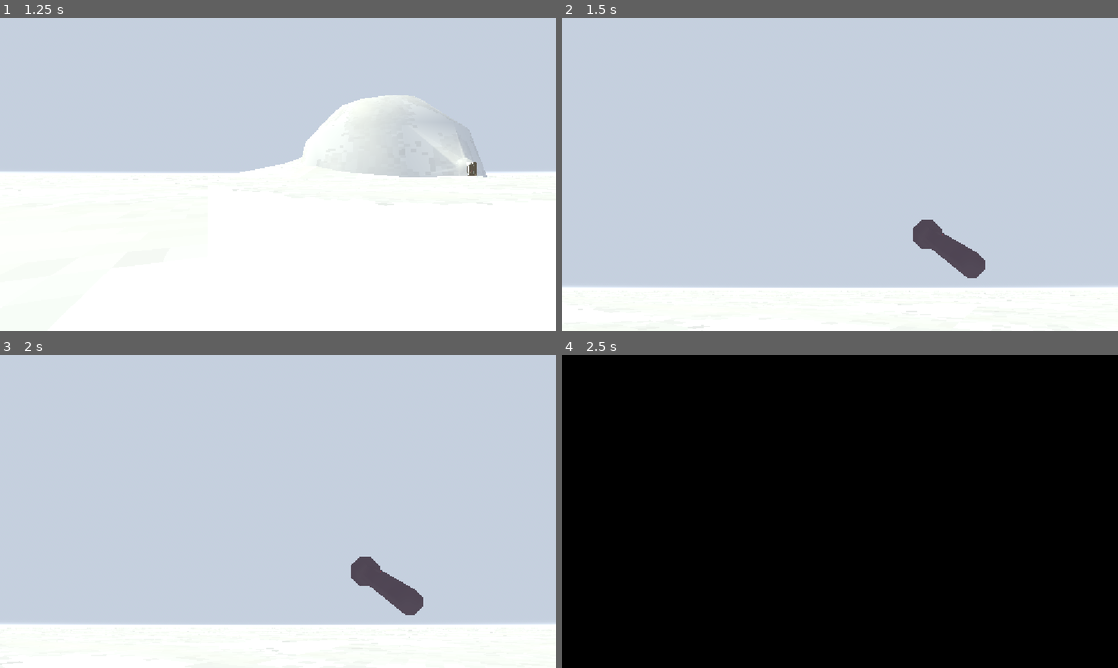
Above: before the commit, frames 1-4 (two rows, left to right).
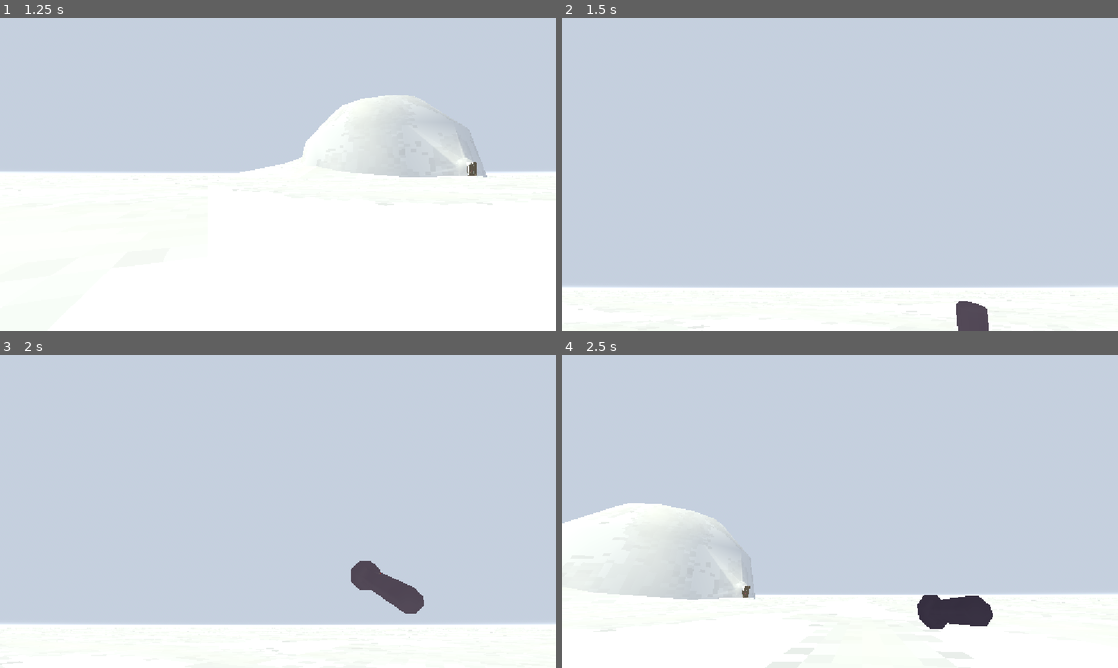
Above: after the commit, the same moments.

Repository: mortadelan/desert-of-snow
Game: Godot game, scene res://scenes/world.tscn
The game is run twice, just before and just after one commit, with the same random seed, the same clock (stepped at 60 frames per second) and the same inputs.
Inputs (mouse positions are in pixels of both pictures, inside the frame that each line leads up to):
- Up to frame 1 (1.25 s): click "Start" at 0.5 s
- Up to frame 2 (1.5 s): tap Enter at 1.25 s; move the mouse to (962, 158) at 1.27 s; hold D (move_right) from 1.28 s (still down); hold G (pull_out_flashlight) from 1.28 s (still down)
- Up to frame 3 (2 s): keep holding D (move_right); keep holding G (pull_out_flashlight)
- Up to frame 4 (2.5 s): move the mouse to (812, 511) at 2.02 s; release D (move_right) at 2.03 s; release G (pull_out_flashlight) at 2.03 s; hold W (move_forward) from 2.03 s (still down); tap G (pull_out_flashlight) at 2.1 s

Frame 1 is identical in both runs. In frame 2, 1.6% of the frame differs, in the area x 63-77%, y 64-100%; in frame 3, 0.2%; in frame 4, 100%, in the area x 0-100%, y 0-100%.

Commit message:
added flashlight animation!  now you can see yourself pulling it out and putting it back!

Diff:
--- a/scenes/player/flashligght.tscn
+++ b/scenes/player/flashligght.tscn
@@ -3,6 +3,80 @@
 [ext_resource type="PackedScene" uid="uid://bq708iris5o0l" path="res://art/flashlight/flashligght.gltf" id="1_878qb"]
 [ext_resource type="Script" uid="uid://kigffdgjjwq7" path="res://scripts/player/flashligght.gd" id="2_7mmcv"]
 [ext_resource type="ArrayMesh" uid="uid://bmhqj0qudtptc" path="res://art/flashlight/flashligght.tres" id="3_ayh84"]
+
+[sub_resource type="Animation" id="Animation_7mmcv"]
+length = 0.001
+tracks/0/type = "value"
+tracks/0/imported = false
+tracks/0/enabled = true
+tracks/0/path = NodePath("Mesh:position")
+tracks/0/interp = 1
+tracks/0/loop_wrap = true
+tracks/0/keys = {
+"times": PackedFloat32Array(0),
+"transitions": PackedFloat32Array(1),
+"update": 0,
+"values": [Vector3(0, 0, 0)]
+}
+tracks/1/type = "value"
+tracks/1/imported = false
+tracks/1/enabled = true
+tracks/1/path = NodePath("Mesh:rotation")
+tracks/1/interp = 1
+tracks/1/loop_wrap = true
+tracks/1/keys = {
+"times": PackedFloat32Array(0),
+"transitions": PackedFloat32Array(1),
+"update": 0,
+"values": [Vector3(0, 0, 0)]
+}
+
+[sub_resource type="Animation" id="Animation_878qb"]
+resource_name = "new_animation"
+length = 2.0
+markers = [{
+"color": Color(1, 0, 0, 1),
+"name": &"start_pull_out",
+"time": 0.033333335
+}, {
+"color": Color(0, 0, 1, 1),
+"name": &"start_put_back",
+"time": 0.85
+}, {
+"color": Color(0, 0, 1, 1),
+"name": &"end_put_back",
+"time": 2.0
+}]
+tracks/0/type = "value"
+tracks/0/imported = false
+tracks/0/enabled = true
+tracks/0/path = NodePath("Mesh:position")
+tracks/0/interp = 2
+tracks/0/loop_wrap = true
+tracks/0/keys = {
+"times": PackedFloat32Array(0, 0.84996665, 1.9999666),
+"transitions": PackedFloat32Array(0.55478466, 1, 0.9999998),
+"update": 0,
+"values": [Vector3(-4.6892247, -7.045532, 0), Vector3(0, 0, 0), Vector3(-4.6892247, -7.045532, 0)]
+}
+tracks/1/type = "value"
+tracks/1/imported = false
+tracks/1/enabled = true
+tracks/1/path = NodePath("Mesh:rotation")
+tracks/1/interp = 2
+tracks/1/loop_wrap = true
+tracks/1/keys = {
+"times": PackedFloat32Array(0, 0.5466667, 0.71666664, 0.85, 2),
+"transitions": PackedFloat32Array(2.0705302, 1, 1, 1, 1.8025012),
+"update": 0,
+"values": [Vector3(0, 0, -1.8714845), Vector3(0, 0, 0.21526672), Vector3(0, 0, -0.0715585), Vector3(0, 0, -0.034906585), Vector3(0, 0, -1.8714845)]
+}
+
+[sub_resource type="AnimationLibrary" id="AnimationLibrary_7mmcv"]
+_data = {
+&"RESET": SubResource("Animation_7mmcv"),
+&"out_and_back": SubResource("Animation_878qb")
+}
 
 [node name="flashligght" unique_id=893484318 instance=ExtResource("1_878qb")]
 script = ExtResource("2_7mmcv")
@@ -17,3 +91,7 @@
 light_bake_mode = 0
 spot_range = 68.04194
 spot_angle = 17.81811
+
+[node name="AnimationPlayer" type="AnimationPlayer" parent="." index="2" unique_id=643342458]
+libraries/ = SubResource("AnimationLibrary_7mmcv")
+autoplay = &"out_and_back"
--- a/scripts/player/flashligght.gd
+++ b/scripts/player/flashligght.gd
@@ -3,14 +3,12 @@
 var state : bool = false
 
 @onready var light = $SpotLight3D
-
-var test_scene = load("res://test.tscn")
-var scene_changer
+@onready var anim = $AnimationPlayer
 
 func _ready():
 	self.set_visible(false)
-	scene_changer = await Overlord.get_scene_changer()
-
+	anim.play_section_with_markers(
+	  "out_and_back", "start_put_back", "end_put_back")
 func switch():
 	# sound effect for flicking on/off?
 	if self.is_visible():
@@ -24,11 +22,16 @@
 	# maybe a little animation could play aswell, idk
 	# and maybe a sound!
 	if self.is_visible():
+		anim.play_section_with_markers(
+		  "out_and_back", "start_put_back", "end_put_back")
+		await anim.animation_finished
 		self.set_visible(false)
 		light.set_visible(false)
-		scene_changer.change_scene(test_scene)
 	else:
 		self.set_visible(true)
+		anim.play_section_with_markers(
+		  "out_and_back", "start_pull_out", "start_put_back")
+		await anim.animation_finished
 		light.set_visible(state)
 
 # func _physics_process(_delta):
Not shown, removed: scripts/player/.#flashligght.gd
